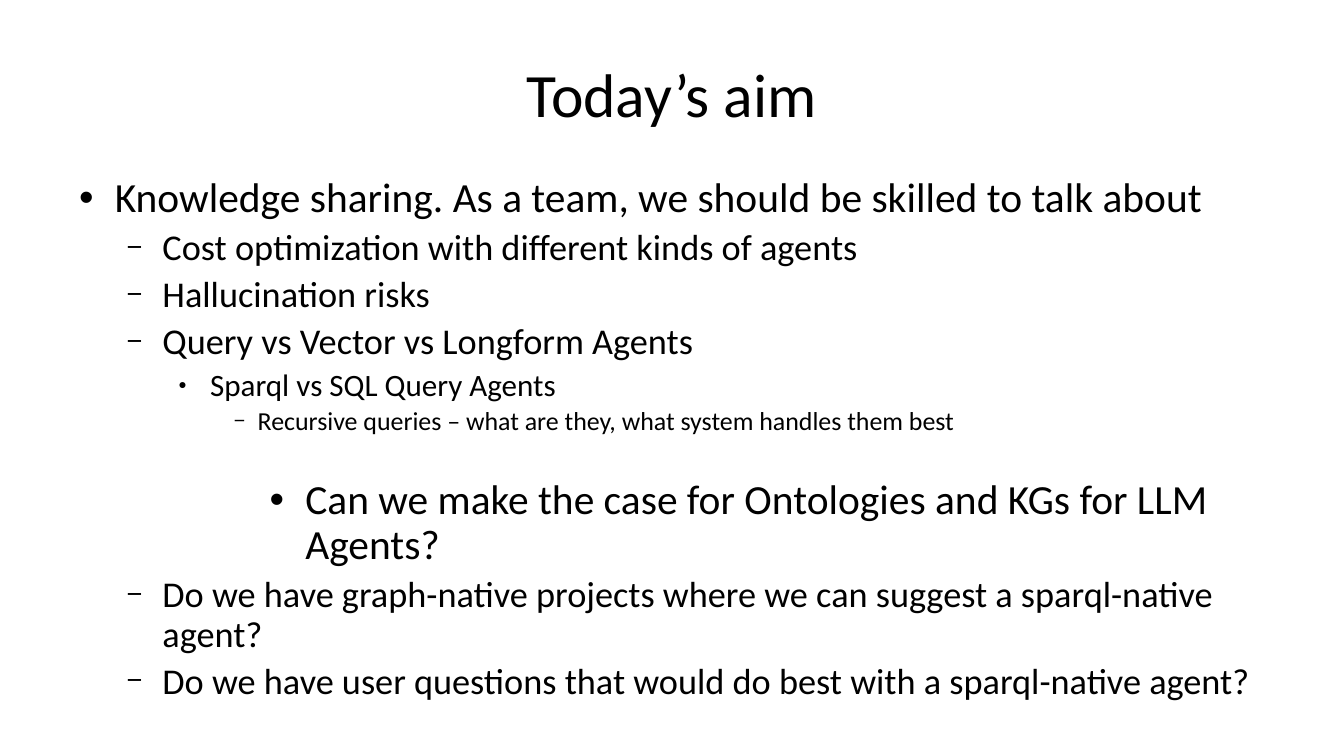
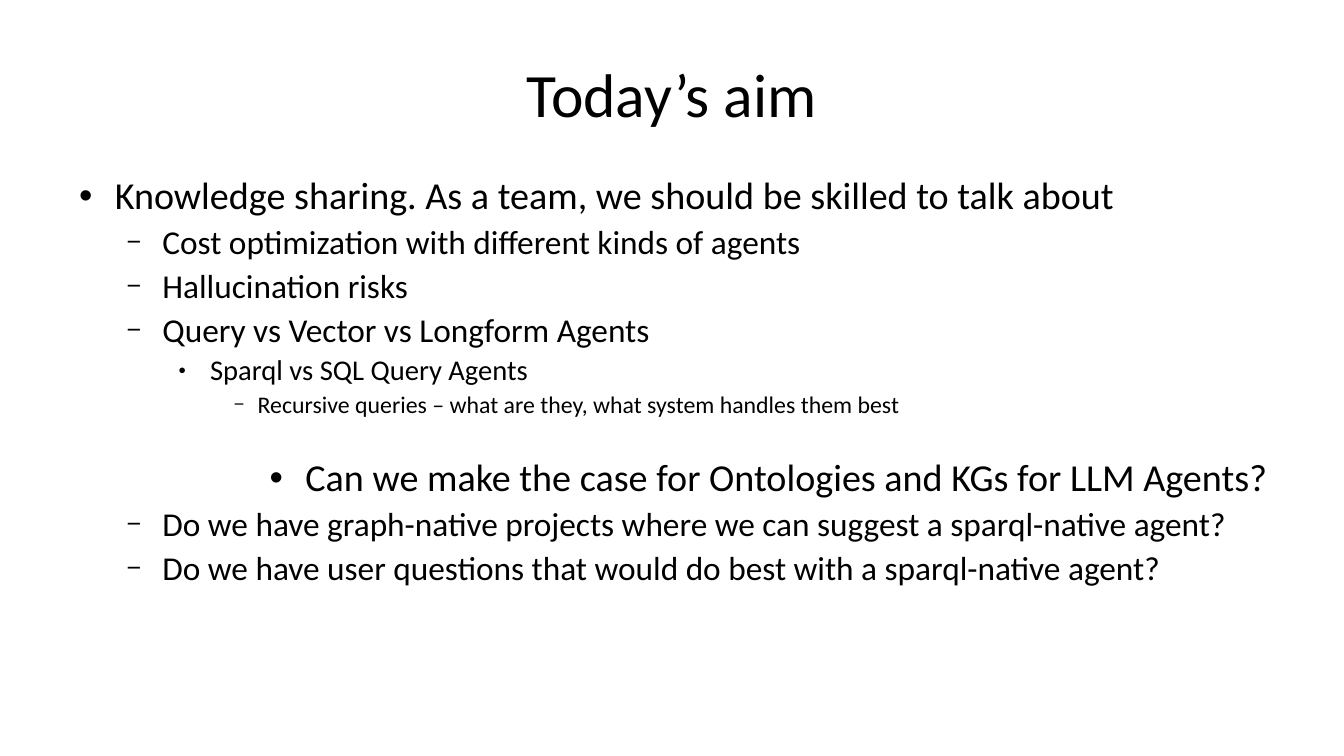
Before and after one commit to susvej/bg_ontology, a slide deck: slide 2 of docs/bgg_agents_slides.pptx. Drawn at 1344x756 pixels with LibreOffice and Linux fonts; fonts in the diff are those of the drawing. Boxes give left, top, right and bottom in pixels: in the first picture for what was removed or moved away, otherwise in the second. Text is boxed around its words. In the diff, an @@ line names an element or a change of style, - is before the commit and + after.

```diff
--- a/docs/bgg_agents_slides.pptx
+++ b/docs/bgg_agents_slides.pptx
@@ text "Knowledge sharing. As a team, ..." at box(115, 182, 1267, 586): size 29.6 to 27.2 pt in "Knowledge sharing. As a team, we should ...", "Can we make the case for Ontologies ..."; size 25.9 to 23.8 pt in "Cost optimization with different kinds of agents", "Hallucination risks", "Query vs Vector vs Longform Agents", "Do we have graph-native projects where we ..." and 1 more places; size 22.2 to 20.4 pt in "Sparql vs SQL Query Agents"; size 18.5 to 17 pt in "Recursive queries – what are they, what ..." @@
```
Also in this commit, not shown: 8 other slides changed.
